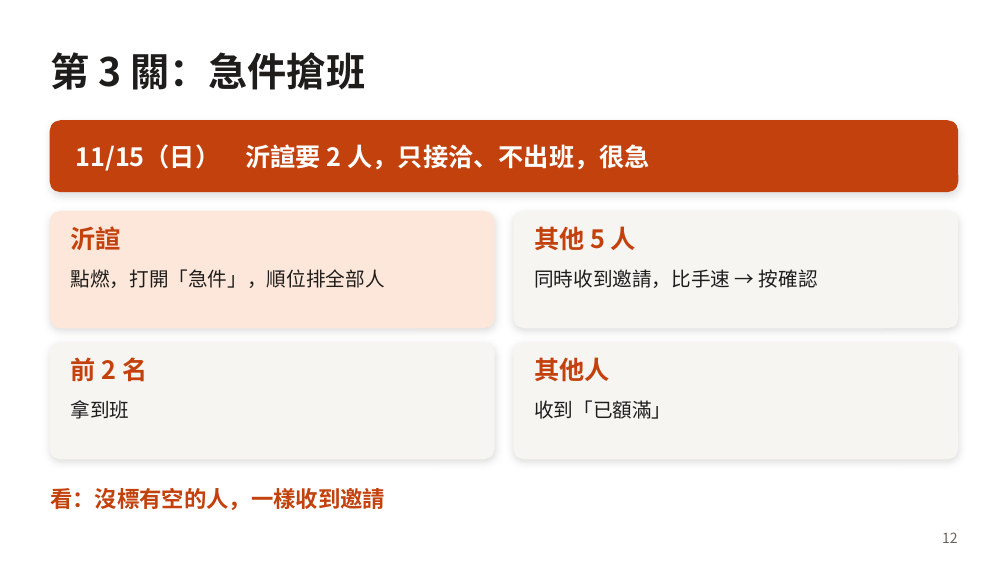
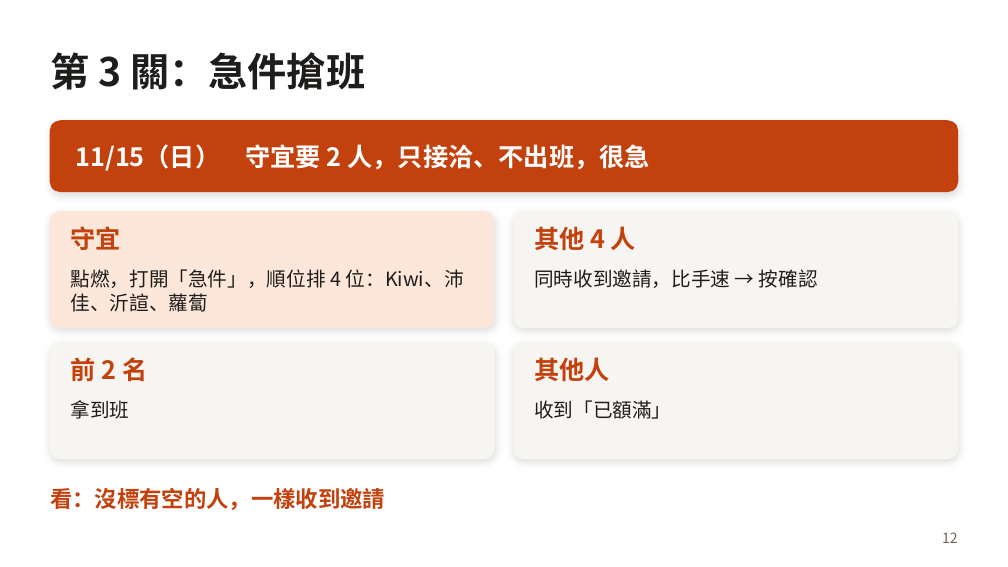
Before and after one commit to ababaa2abbb-huochai/huochai-app, a slide deck: slide 12 of docs/briefing/huochai-briefing-30min.pptx. Drawn at 1008x567 pixels with LibreOffice and Linux fonts; fonts in the diff are those of the drawing. Boxes give left, top, right and bottom in pixels: in the first picture for what was removed or moved away, otherwise in the second. Text is boxed around its words. In the diff, an @@ line names an element or a change of style, - is before the commit and + after.

```diff
--- a/docs/briefing/huochai-briefing-30min.pptx
+++ b/docs/briefing/huochai-briefing-30min.pptx
@@ text at box(76, 144, 649, 171): text changed @@
-11/15（日） 沂諠要 2 人，只接洽、不出班，很急
+11/15（日） 守宜要 2 人，只接洽、不出班，很急
@@ text at box(71, 226, 121, 250): text changed @@
-沂諠
+守宜
@@ text at box(534, 226, 636, 251): text changed @@
-其他 5 人
+其他 4 人
@@ text at box(71, 269, 464, 312): text changed @@
-點燃，打開「急件」，順位排全部人
+點燃，打開「急件」，順位排 4 位：Kiwi、沛佳、沂諠、蘿蔔
```
Also in this commit, not shown: 5 other slides changed, 2 other files.
